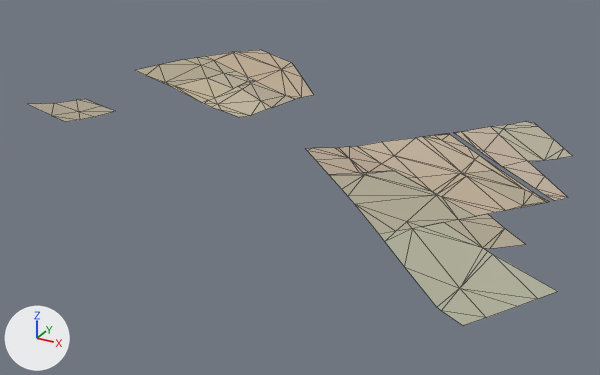
What one commit did to the glTF model assets/malta/countryside/farm_3_18_soil.glb.
Before and after are seen from a 50 mm lens placed at (672.0, -1026.0, 504.0), pointed at (258.0, -274.0, 128.0). The axes (+X, +Y, +Z) are drawn at lower left. The lights are the same throughout. The picture after the commit comes second. Mesh edges are drawn as thin lines. Vertices at exactly the same position are counted once.

Objects in the first picture: 'geometry_0'.
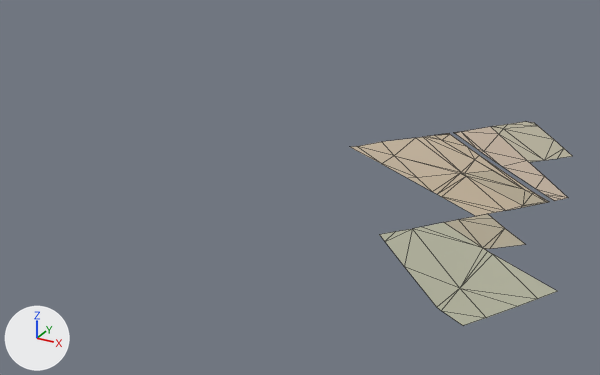
Pixel boxes (x1, y1, x2, y2) of what changed, in the pictures (600 x 375 px):
'geometry_0', reshaped (59% narrower, 26% shorter): before (28, 50, 572, 325); after (351, 121, 572, 325)
part 1 of me_geometry_0, deleted (beige): before (136, 50, 313, 117)
part 2 of me_geometry_0, deleted: before (28, 99, 115, 122)
part 3 of me_geometry_0, deleted: before (306, 147, 475, 234)

The change, as a diff of the scene's bpy script:
```diff
--- a/assets/malta/countryside/farm_3_18_soil.glb.py
+++ b/assets/malta/countryside/farm_3_18_soil.glb.py
@@ me_geometry_0 @@
 # used by ob_geometry_0; location = (0.0, 0.0, 0.0)
-me_geometry_0.from_pydata(...)  # 196 vertices, 240 faces; spans x -32.0..570.0, y -495.0..12.0, z 143.0..215.0
+me_geometry_0.from_pydata(...)  # 112 vertices, 123 faces; spans x 287.0..570.0, y -495.0..5.0, z 143.0..163.0
+# me_geometry_0 part 1: the loose piece of 53 vertices spanning x -32.0..176.0, y -219.0..12.0, z 173.0..206.0 is deleted
+# me_geometry_0 part 2: the loose piece of 11 vertices spanning x -24.0..44.0, y -405.0..-319.0, z 198.0..215.0 is deleted
+# me_geometry_0 part 3
+# 20 vertices are removed from x 254.0..420.0, y -360.0..-219.0, z 156.0..167.0
+# 37 faces are deleted
+# other edits to the shape of me_geometry_0 do not show in these pictures
 me_geometry_0.materials.append(mat_defaultmaterial)
```
